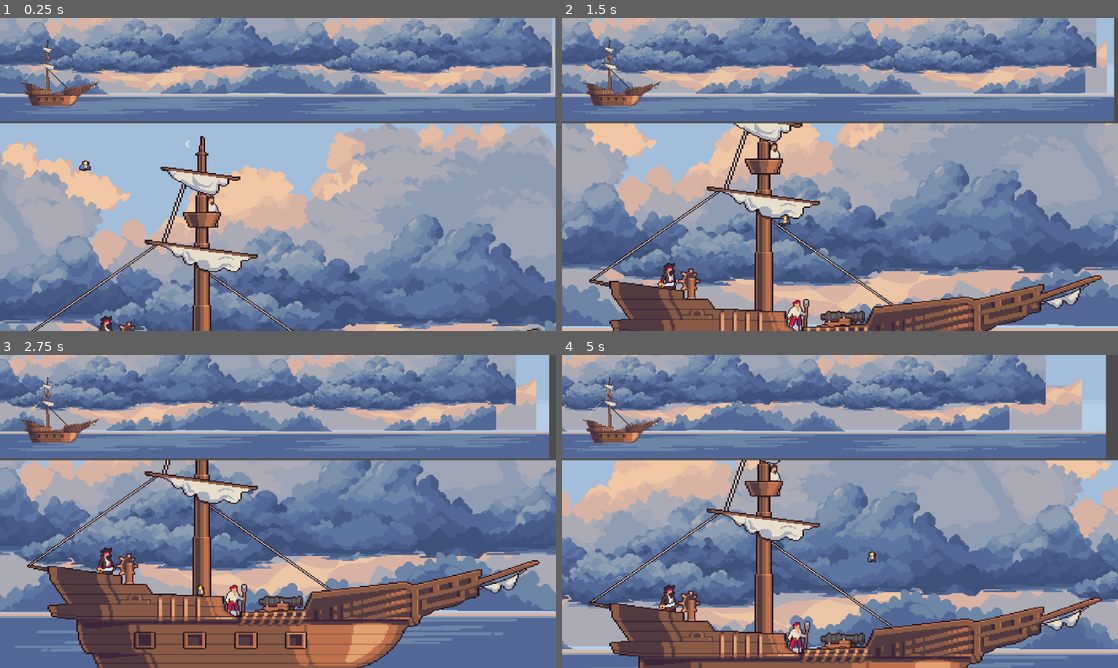
Above: before the commit, frames 1-4 (two rows, left to right).
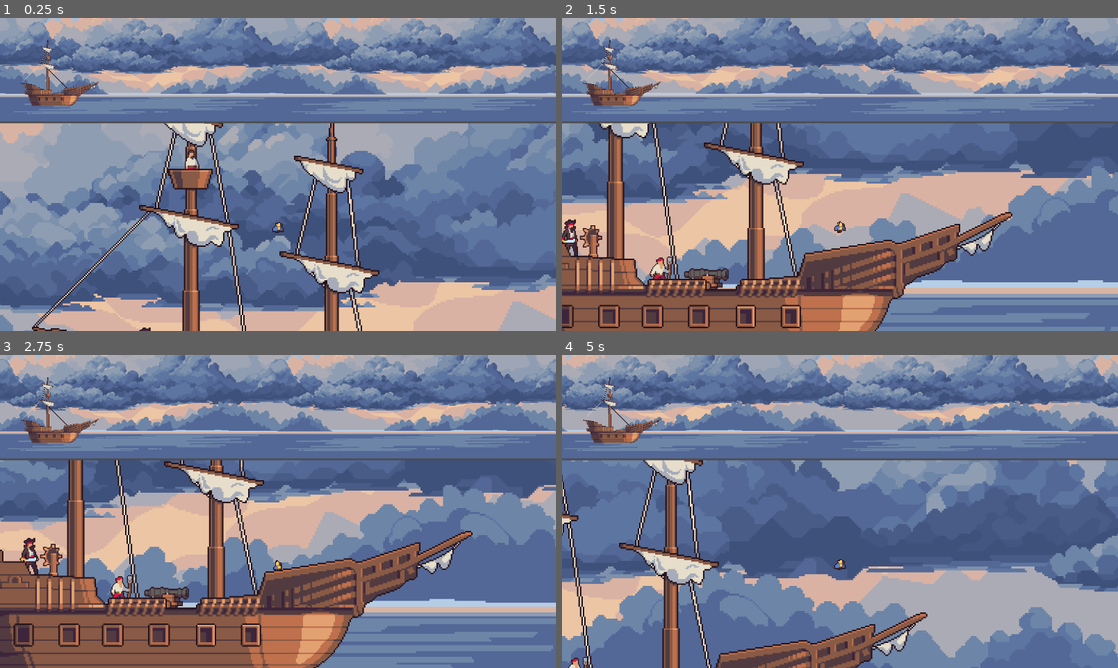
Above: after the commit, the same moments.

Repository: linkinmjs/tp-1-juego-2d-imagecampus
Game: Godot game, scene res://scenes/main.tscn
Two runs of this game, one before a commit and one after it. Both use one fixed random seed, a clock stepped at 60 frames per second and the inputs below.
Inputs:
- Up to frame 1 (0.25 s): no input
- Up to frame 2 (1.5 s): hold E (action) 0.53-1.28 s; hold D (right) from 0.53 s (still down); tap Space (jump) at 0.77 s; tap E (action) at 1.35 s
- Up to frame 3 (2.75 s): tap Space (jump) at 1.52 s; release D (right) at 2.03 s; hold A (left) from 2.03 s (still down); hold E (action) from 2.03 s (still down)
- Up to frame 4 (5 s): release A (left) at 2.78 s; release E (action) at 2.78 s; hold D (right) 2.78-4.28 s; tap E (action) at 2.85, 4.35 s; tap Space (jump) at 3.02, 3.77, 4.52 s; hold E (action) 3.53-4.28 s; hold A (left) from 4.28 s (still down)

The runs differ from the first frame. In frame 1, 58% of the frame differs, in the area x 0-100%, y 0-100%; in frame 2, 60%; in frame 3, 58%; in frame 4, 58%.

Commit message:
Fix parallax and pixel details in sprites

Diff:
--- a/godot/scenes/bottom_scene.tscn
+++ b/godot/scenes/bottom_scene.tscn
@@ -8,18 +8,21 @@
 [node name="BottomScene" type="Node2D"]
 script = ExtResource("1_7ymyq")
 
-[node name="ParallaxBackground" parent="." instance=ExtResource("2_jtje2")]
+[node name="CanvasLayer" type="CanvasLayer" parent="."]
+
+[node name="ParallaxBackground" parent="CanvasLayer" instance=ExtResource("2_jtje2")]
 
 [node name="Ship" parent="." instance=ExtResource("6_tble6")]
-position = Vector2(605, 346)
+position = Vector2(1324, 875)
+
+[node name="Collectibles" type="Node2D" parent="."]
 
 [node name="Parrot" parent="." instance=ExtResource("7_uyn6v")]
-position = Vector2(176, 72)
+position = Vector2(1228, 703)
 
 [node name="Camera2D" type="Camera2D" parent="Parrot"]
+position = Vector2(0, -14)
 limit_left = 0
 limit_top = 0
-limit_right = 1152
-limit_bottom = 648
-
-[node name="Collectibles" type="Node2D" parent="."]
+limit_right = 2650
+limit_bottom = 1296
--- a/godot/scenes/parallax_background.tscn
+++ b/godot/scenes/parallax_background.tscn
@@ -8,12 +8,15 @@
 [ext_resource type="Texture2D" uid="uid://seec6o26rsxb" path="res://assets/backgrounds/ocean_8/5.png" id="5_11q5a"]
 
 [node name="ParallaxBackground" type="ParallaxBackground"]
+scale = Vector2(2, 2)
+transform = Transform2D(2, 0, 0, 2, 0, 0)
 follow_viewport_enabled = true
+scroll_base_scale = Vector2(0, 0)
 script = ExtResource("1_qs7dk")
 
 [node name="ParallaxLayer" type="ParallaxLayer" parent="."]
 motion_scale = Vector2(0.1, 0)
-motion_mirroring = Vector2(1152, 0)
+motion_mirroring = Vector2(2304, 0)
 
 [node name="Sprite2D" type="Sprite2D" parent="ParallaxLayer"]
 texture_filter = 1
@@ -21,9 +24,33 @@
 texture = ExtResource("1_bpahb")
 centered = false
 
+[node name="Sprite2D2" type="Sprite2D" parent="ParallaxLayer"]
+texture_filter = 1
+position = Vector2(1152, 0)
+scale = Vector2(2, 2)
+texture = ExtResource("1_bpahb")
+centered = false
+
+[node name="ParallaxLayer5" type="ParallaxLayer" parent="."]
+motion_scale = Vector2(0, 0)
+motion_mirroring = Vector2(2304, 0)
+
+[node name="Sprite2D" type="Sprite2D" parent="ParallaxLayer5"]
+texture_filter = 1
+scale = Vector2(2, 2)
+texture = ExtResource("5_11q5a")
+centered = false
+
+[node name="Sprite2D2" type="Sprite2D" parent="ParallaxLayer5"]
+texture_filter = 1
+position = Vector2(1152, 0)
+scale = Vector2(2, 2)
+texture = ExtResource("5_11q5a")
+centered = false
+
 [node name="ParallaxLayer2" type="ParallaxLayer" parent="."]
 motion_scale = Vector2(0.3, 0)
-motion_mirroring = Vector2(1152, 0)
+motion_mirroring = Vector2(2304, 0)
 
 [node name="Sprite2D" type="Sprite2D" parent="ParallaxLayer2"]
 texture_filter = 1
@@ -31,9 +58,16 @@
 texture = ExtResource("2_qs7dk")
 centered = false
 
+[node name="Sprite2D2" type="Sprite2D" parent="ParallaxLayer2"]
+texture_filter = 1
+position = Vector2(1152, 0)
+scale = Vector2(2, 2)
+texture = ExtResource("2_qs7dk")
+centered = false
+
 [node name="ParallaxLayer3" type="ParallaxLayer" parent="."]
 motion_scale = Vector2(0.6, 0)
-motion_mirroring = Vector2(1152, 0)
+motion_mirroring = Vector2(2304, 0)
 
 [node name="Sprite2D" type="Sprite2D" parent="ParallaxLayer3"]
 texture_filter = 1
@@ -41,9 +75,16 @@
 texture = ExtResource("3_2oy3k")
 centered = false
 
+[node name="Sprite2D2" type="Sprite2D" parent="ParallaxLayer3"]
+texture_filter = 1
+position = Vector2(1152, 0)
+scale = Vector2(2, 2)
+texture = ExtResource("3_2oy3k")
+centered = false
+
 [node name="ParallaxLayer4" type="ParallaxLayer" parent="."]
 motion_scale = Vector2(0.9, 0)
-motion_mirroring = Vector2(1152, 0)
+motion_mirroring = Vector2(2304, 0)
 
 [node name="Sprite2D" type="Sprite2D" parent="ParallaxLayer4"]
 texture_filter = 1
@@ -51,12 +92,9 @@
 texture = ExtResource("4_jy56r")
 centered = false
 
-[node name="ParallaxLayer5" type="ParallaxLayer" parent="."]
-motion_scale = Vector2(0, 0)
-motion_mirroring = Vector2(1152, 0)
-
-[node name="Sprite2D" type="Sprite2D" parent="ParallaxLayer5"]
+[node name="Sprite2D2" type="Sprite2D" parent="ParallaxLayer4"]
 texture_filter = 1
+position = Vector2(1152, 0)
 scale = Vector2(2, 2)
-texture = ExtResource("5_11q5a")
+texture = ExtResource("4_jy56r")
 centered = false
--- a/godot/scenes/parrot.tscn
+++ b/godot/scenes/parrot.tscn
@@ -125,6 +125,7 @@
 size = Vector2(11, 28)
 
 [node name="Parrot" type="CharacterBody2D"]
+z_index = 10
 texture_filter = 1
 collision_mask = 14
 script = ExtResource("1_vda7l")
@@ -133,9 +134,8 @@
 position = Vector2(0, -48)
 scale = Vector2(2, 2)
 sprite_frames = SubResource("SpriteFrames_5sgfo")
-animation = &"special"
-frame = 5
-frame_progress = 1.0
+animation = &"flying"
+frame_progress = 0.446816
 
 [node name="CollisionShape2D" type="CollisionShape2D" parent="."]
 position = Vector2(-0.5, -14)
--- a/godot/scenes/ship.tscn
+++ b/godot/scenes/ship.tscn
@@ -1,10 +1,18 @@
-[gd_scene load_steps=6 format=3 uid="uid://pv41slx65h2q"]
+[gd_scene load_steps=8 format=3 uid="uid://pv41slx65h2q"]
 
 [ext_resource type="PackedScene" uid="uid://c0bc7odo7li13" path="res://scenes/captain.tscn" id="1_2gnfn"]
-[ext_resource type="Texture2D" uid="uid://dc6rwhh8po2v3" path="res://assets/sprites/pirate-objects/Ship.png" id="1_q631a"]
 [ext_resource type="PackedScene" uid="uid://51p65lhgra6s" path="res://scenes/pirate_cannon.tscn" id="2_4tobq"]
 [ext_resource type="PackedScene" uid="uid://cmu88cf6l61gd" path="res://scenes/pirate_lookout.tscn" id="3_gudjc"]
-[ext_resource type="Texture2D" uid="uid://3tsbmokugw0e" path="res://assets/sprites/pirate-objects/Steering-wheel.png" id="3_tfsc7"]
+[ext_resource type="Texture2D" uid="uid://3tsbmokugw0e" path="res://assets/sprites/pirate_objects/Steering-wheel.png" id="3_tfsc7"]
+[ext_resource type="Texture2D" uid="uid://blmwou8d86ih1" path="res://assets/sprites/pirate_objects/Ship_large.png" id="5_gudjc"]
+
+[sub_resource type="AtlasTexture" id="AtlasTexture_7j21i"]
+atlas = ExtResource("5_gudjc")
+region = Rect2(401, 274, 30, 14)
+
+[sub_resource type="AtlasTexture" id="AtlasTexture_3m36u"]
+atlas = ExtResource("5_gudjc")
+region = Rect2(8, 9, 384, 273)
 
 [node name="Ship" type="Node2D"]
 texture_filter = 1
@@ -12,33 +20,53 @@
 [node name="Pirates" type="Node2D" parent="."]
 
 [node name="Captain" parent="Pirates" instance=ExtResource("1_2gnfn")]
-position = Vector2(-383, 129)
+position = Vector2(-370, 127)
 
 [node name="PirateCannon" parent="Pirates" instance=ExtResource("2_4tobq")]
-position = Vector2(-121, 196)
+position = Vector2(-186, 196)
 
 [node name="PirateLookout" parent="Pirates" instance=ExtResource("3_gudjc")]
-position = Vector2(-167, -130)
+z_index = 1
+position = Vector2(-275, -251)
 
 [node name="Objects" type="Node2D" parent="."]
 
 [node name="SteeringWheel" type="Sprite2D" parent="Objects"]
-position = Vector2(-342, 99)
+position = Vector2(-327, 97)
 scale = Vector2(2, 2)
 texture = ExtResource("3_tfsc7")
 
+[node name="Carajo" type="Sprite2D" parent="Objects"]
+z_index = 2
+position = Vector2(-277, -257)
+scale = Vector2(3.1, 3.1)
+texture = SubResource("AtlasTexture_7j21i")
+
 [node name="Boat" type="Sprite2D" parent="."]
-scale = Vector2(3.3, 2.3)
-texture = ExtResource("1_q631a")
+position = Vector2(-30, -73)
+scale = Vector2(3, 3)
+texture = SubResource("AtlasTexture_3m36u")
 
 [node name="StaticBody2D" type="StaticBody2D" parent="Boat"]
 collision_layer = 2
 
 [node name="CollisionPolygon2D" type="CollisionPolygon2D" parent="Boat/StaticBody2D"]
 build_mode = 1
-polygon = PackedVector2Array(-165.758, 38.2609, -107.576, 48.2609, -107.273, 54.7826, -91.8182, 56.087, -88.1818, 64.3478, -43.6364, 67.3913, -42.1212, 78.6957, -36.6667, 84.3478, -32.4242, 84.3478, -32.4242, 80.8696, 6.9697, 79.1304, 12.7273, 63.4783, 72.4242, 54.3478, 75.7576, 56.5217, 118.485, 43.4783, 118.788, 50.4348, 150.303, 35.2174, 154.545, 35.2174, 117.576, 54.3478, 115.152, 46.9565, 76.6667, 59.5652, 70.303, 58.2609, 14.8485, 66.5217, 9.39394, 81.7391, -26.6667, 86.087, -38.4848, 86.9565, -43.6364, 78.2609, -45.7576, 70, -89.3939, 66.9565, -93.0303, 58.2609, -109.091, 57.8261, -110.909, 50, -166.061, 40.8696)
+polygon = PackedVector2Array(-190.667, 40.6667, -179.333, 42.6667, -178.333, 41.6667, -132.667, 50.6667, -132, 58, -117.333, 58, -113.667, 67, -69, 70, -67.3333, 81.3333, -62.6667, 86, -60.3333, 86, -59.6667, 82.6667, -19.6667, 83, -19.6667, 90, 1.66667, 90, 1.66667, 87.3333, 4.33333, 87.3333, 4.33333, 83, 43, 81, 49.3333, 65.6667, 108, 56.6667, 113.667, 58.3333, 155, 44.6667, 155, 53, 187, 37.6667, 191.333, 37.6667, 190, 40, 153, 56.3333, 152.667, 48.3333, 114, 61, 107.333, 58.6667, 50.6667, 68.3333, 44.6667, 83, 6.66667, 84.6667, 2, 93, -21.6667, 92, -24, 85.3333, -63, 88.3333, -71.3333, 80, -71.6667, 71.6667, -116.333, 69.3333, -137.333, 58, -191, 42.3333)
 one_way_collision = true
 
 [node name="CollisionPolygon2D2" type="CollisionPolygon2D" parent="Boat/StaticBody2D"]
-polygon = PackedVector2Array(-92.4242, -45.6522, -22.7273, -31.3043, -23.3333, -28.2609, -93.0303, -43.0435)
+polygon = PackedVector2Array(-117.667, -43, -49.6667, -29.3333, -50.6667, -27.3333, -118, -40.6667)
 one_way_collision = true
+
+[node name="CollisionPolygon2D3" type="CollisionPolygon2D" parent="Boat/StaticBody2D"]
+polygon = PackedVector2Array(-107.333, -107, -61.6667, -97.3333, -61, -99.6667, -105.333, -109, -107.667, -109)
+one_way_collision = true
+
+[node name="CollisionPolygon2D4" type="CollisionPolygon2D" parent="Boat/StaticBody2D"]
+polygon = PackedVector2Array(-10.3333, -75, 35.3333, -65.3333, 36.3333, -67.6667, -10.6667, -77.3333)
+one_way_collision = true
+
+[node name="CollisionPolygon2D5" type="CollisionPolygon2D" parent="Boat/StaticBody2D"]
+polygon = PackedVector2Array(-20, -9, 46.6667, 5, 47.3333, 2.33333, -19.6667, -11.3333)
+one_way_collision = true
Binary file changed: godot/assets/sprites/pirate_objects/Ship_large.png
